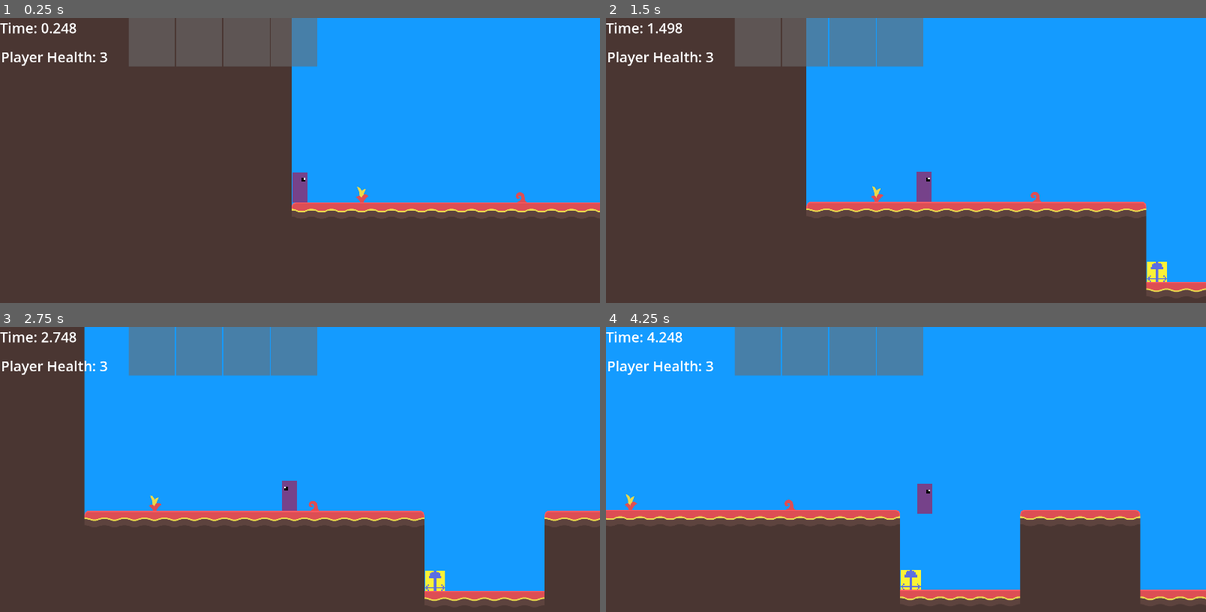
Above: before the commit, frames 1-4 (two rows, left to right).
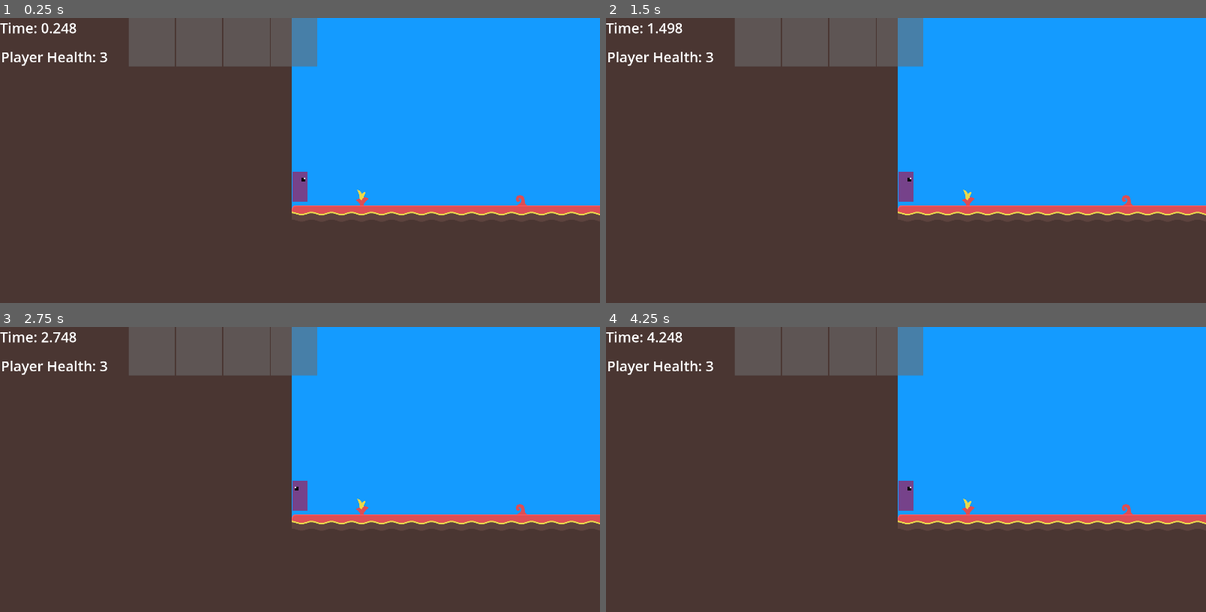
Above: after the commit, the same moments.

Repository: AidanCooper2003/AshenSkies
Game: Godot game, scene res://scenes/levels/playtest_level.tscn
The game is run twice, just before and just after one commit, with the same random seed, the same clock (stepped at 60 frames per second) and the same inputs.
Inputs (mouse positions are in pixels of both pictures, inside the frame that each line leads up to):
- Up to frame 1 (0.25 s): no input
- Up to frame 2 (1.5 s): move the mouse to (1038, 169) at 0.52 s; hold D (Move Right) from 0.53 s (still down); tap Space (Jump) at 0.6, 0.77, 1.07 s; move the mouse to (786, 203) at 1.27 s; click (786, 203) at 1.35 s
- Up to frame 3 (2.75 s): tap Space (Jump) at 1.52, 1.55, 1.82, 2.3 s; move the mouse to (360, 421) at 2.02 s; release D (Move Right) at 2.03 s; hold A (Move Left) from 2.03 s (still down); hold Right mouse button (Secondary Fire) from 2.03 s (still down)
- Up to frame 4 (4.25 s): move the mouse to (876, 563) at 2.77 s; release A (Move Left) at 2.78 s; release Right mouse button (Secondary Fire) at 2.78 s; hold D (Move Right) from 2.78 s (still down); tap Mouse wheel down (SwapWeaponDown) at 2.85 s; tap Space (Jump) at 3.02, 3.05, 3.32, 3.77, 3.8, 4.07 s; move the mouse to (1086, 546) at 3.52 s; tap Mouse wheel up (SwapWeaponUp) at 3.6 s

The runs differ from the first frame. In frame 1, 1.6% of the frame differs, in the area x 48-100%, y 53-70%; in frame 2, 15%; in frame 3, 31%; in frame 4, 43%, in the area x 0-100%, y 0-97%.
Error after the commit: Cannot call method 'is_on_floor' on a null value. (res://scripts/entity-components/walker_component.gd:34)

Commit message:
Refactored gravity and health as well as some previous classes

Diff:
--- a/scenes/objects/enemies/territorial_jumper.tscn
+++ b/scenes/objects/enemies/territorial_jumper.tscn
@@ -62,10 +62,8 @@
 jumpForce = 400.0
 gravityComponent = NodePath("../GravityComponent")
 
-[node name="GravityComponent" type="Node2D" parent="." node_paths=PackedStringArray("characterBody2D")]
+[node name="GravityComponent" type="Node2D" parent="."]
 script = ExtResource("5_lhlh0")
-characterBody2D = NodePath("..")
-downwardsGravityCoefficient = 2.0
 
 [node name="ShapeCast2D" type="ShapeCast2D" parent="."]
 position = Vector2(0, -178)
@@ -83,7 +81,6 @@
 
 [node name="HealthComponent" type="Node2D" parent="."]
 script = ExtResource("7_85u8s")
-maxHealth = 3
 
 [node name="HitboxComponent" type="Area2D" parent="."]
 collision_layer = 4
--- a/scenes/objects/player.tscn
+++ b/scenes/objects/player.tscn
@@ -59,11 +59,8 @@
 airDeccelerationCoefficient = 0.5
 maxVelocity = 600.0
 
-[node name="GravityComponent" type="Node2D" parent="." node_paths=PackedStringArray("characterBody2D")]
+[node name="GravityComponent" type="Node2D" parent="."]
 script = ExtResource("5_j8pe6")
-characterBody2D = NodePath("..")
-gravityCoefficient = 1.5
-downwardsGravityCoefficient = 2.0
 
 [node name="JumperComponent" parent="." node_paths=PackedStringArray("characterBody2D", "gravityComponent") instance=ExtResource("6_q6d2k")]
 characterBody2D = NodePath("..")
@@ -71,8 +68,6 @@
 
 [node name="HealthComponent" type="Node2D" parent="."]
 script = ExtResource("7_r6hrc")
-maxHealth = 3
-simpleHealth = true
 
 [node name="HitboxComponent" type="Area2D" parent="."]
 collision_mask = 12
--- a/scripts/entities/enemies/territorial_jumper.gd
+++ b/scripts/entities/enemies/territorial_jumper.gd
@@ -31,7 +31,7 @@
 	move_and_slide()
 
 
-func _on_health_component_health_changed(currentHealth):
+func _on_health_component_health_changed(_current_health):
 	_animation_player.play("hurt")
 	if _animation_player.is_playing():
 		_animation_player.stop()
--- a/scripts/entity-components/continuous_damage_dealer.gd
+++ b/scripts/entity-components/continuous_damage_dealer.gd
@@ -1,8 +1,6 @@
 class_name ContinuousDamageDealer
 
 extends Area2D
-
-
 
 signal damage_dealt
 
--- a/scripts/entity-components/damage_dealer_component.gd
+++ b/scripts/entity-components/damage_dealer_component.gd
@@ -1,6 +1,6 @@
+class_name DamageDealerComponent
+
 extends Area2D
-
-class_name DamageDealerComponent
 
 signal damage_dealt
 
--- a/scripts/entity-components/gravity_component.gd
+++ b/scripts/entity-components/gravity_component.gd
@@ -1,26 +1,24 @@
+class_name GravityComponent
+
 extends Node2D
 
-class_name GravityComponent
+@export var _character_body_2d: CharacterBody2D
+@export var _downwards_gravity_coefficient: float
+@export var _gravity_coefficient := 1.0
 
-var defaultGravity = ProjectSettings.get_setting("physics/2d/default_gravity")
+var _gravity: float
+var fast_fall_override: bool
 
-@export var characterBody2D : CharacterBody2D
-
-@export var gravityCoefficient : float = 1.0
-
-var gravity
-
-var fastFallOverride: bool
-
-@export var downwardsGravityCoefficient: float
+@onready var defaultGravity = ProjectSettings.get_setting("physics/2d/default_gravity")
 
 func _ready():
-	gravity = defaultGravity * gravityCoefficient
+	_gravity = defaultGravity * _gravity_coefficient
+
 
 func _physics_process(delta):
-	if characterBody2D.velocity.y >= 0 or fastFallOverride:
-		characterBody2D.velocity.y += gravity * downwardsGravityCoefficient * delta
+	if _character_body_2d.velocity.y >= 0 or fast_fall_override:
+		_character_body_2d.velocity.y += _gravity * _downwards_gravity_coefficient * delta
 	else:
-		characterBody2D.velocity.y += gravity * delta
-	if characterBody2D.is_on_floor():
-		fastFallOverride = false
+		_character_body_2d.velocity.y += _gravity * delta
+	if _character_body_2d.is_on_floor():
+		fast_fall_override = false
--- a/scripts/entity-components/health_component.gd
+++ b/scripts/entity-components/health_component.gd
@@ -1,29 +1,31 @@
+class_name HealthComponent
+
 extends Node2D
-
-class_name HealthComponent
 
 signal health_changed
 
-@export var maxHealth : int
-@export var simpleHealth : bool
+@export var _max_health : int
+@export var _simple_health : bool
 
-var currentHealth : int
+var _current_health : int
+
+func _ready():
+	_current_health = _max_health
 
 
-func _ready():
-	currentHealth = maxHealth
+func take_damage(damage : int):
+	if not _simple_health:
+		_current_health -= damage
+	else:
+		_current_health -= 1
+	health_changed.emit(_current_health)
+	if _current_health <= 0:
+		die()
 
-func take_damage(damage : int):
-	if not simpleHealth:
-		currentHealth -= damage
-	else:
-		currentHealth -= 1
-	health_changed.emit(currentHealth)
-	if currentHealth <= 0:
-		die()
 
 func die():
 	get_parent().queue_free()
 
+
 func _on_hitbox_component_damage_taken(damageAmount):
 	take_damage(damageAmount)
--- a/scripts/entity-components/jumper_component.gd
+++ b/scripts/entity-components/jumper_component.gd
@@ -2,7 +2,7 @@
 
 class_name JumperComponent
 
-@export var characterBody2D: CharacterBody2D
+@export var _character_body_2d: CharacterBody2D
 
 @export var jumpForce: float
 @export var jumpDelay: float
@@ -42,8 +42,8 @@
 		start_jump()
 
 func jump():
-	characterBody2D.velocity.y = -jumpForce
-	gravityComponent.fastFallOverride = false
+	_character_body_2d.velocity.y = -jumpForce
+	gravityComponent.fast_fall_override = false
 	if not isOnFloor and not isCoyoteState:
 		currentJumps -= 1
 	_can_jump = false
@@ -54,15 +54,15 @@
 		jumpQueueTimer.start()
 
 func force_jump():
-	characterBody2D.velocity.y = -jumpForce
-	gravityComponent.fastFallOverride = false
+	_character_body_2d.velocity.y = -jumpForce
+	gravityComponent.fast_fall_override = false
 
 func start_jump():
 	if _can_jump and currentJumps >= 1:
 		jump()
 
 func release_jump():
-	gravityComponent.fastFallOverride = true
+	gravityComponent.fast_fall_override = true
 
 
 func _on_character_change_on_floor_state(newFloorState):
--- a/scripts/entity-components/walker_component.gd
+++ b/scripts/entity-components/walker_component.gd
@@ -3,7 +3,7 @@
 
 class_name WalkerComponent
 
-@export var characterBody2D: CharacterBody2D
+@export var _character_body_2d: CharacterBody2D
 
 ## Which direction the entity is intended to move in. Should be -1, 0, or 1.
 @export var walkDirection: int = 0
@@ -31,9 +31,9 @@
 
 func _physics_process(delta):
 	var currentDeccelerationRate = deccelerationCoefficient
-	if not characterBody2D.is_on_floor():
+	if not _character_body_2d.is_on_floor():
 		currentDeccelerationRate *= airDeccelerationCoefficient
-	var velocity = characterBody2D.velocity
+	var velocity = _character_body_2d.velocity
 	var intendedXVelocity
 
 	# If moving in the opposite direction than currently moving, use decceleration rate. Otherwise, accelerate normally.
@@ -52,7 +52,7 @@
 		# If decceleration would cause velocity to overshoot 0, set to 0.
 		if abs(decceleratedXVelocity) > abs(velocity.x) - stoppingThreshold:
 			decceleratedXVelocity = 0
-		characterBody2D.velocity = Vector2(decceleratedXVelocity, velocity.y)
+		_character_body_2d.velocity = Vector2(decceleratedXVelocity, velocity.y)
 
 	# If movement is within bounds, or outside of bounds but getting closer to bounds.
 	elif (
@@ -60,4 +60,4 @@
 			or ((intendedXVelocity < -maxVelocity) and (intendedXVelocity > velocity.x))
 			or ((intendedXVelocity > maxVelocity) and (intendedXVelocity < velocity.x))
 	):
-		characterBody2D.velocity = Vector2(intendedXVelocity, velocity.y)
+		_character_body_2d.velocity = Vector2(intendedXVelocity, velocity.y)
